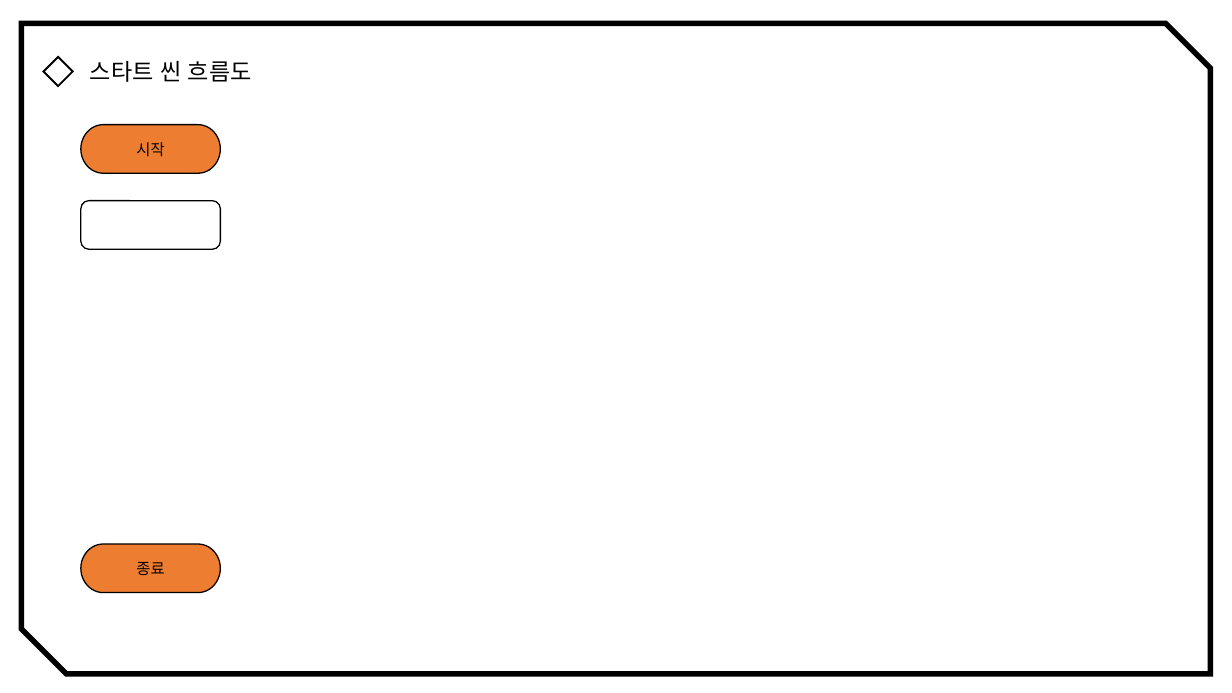
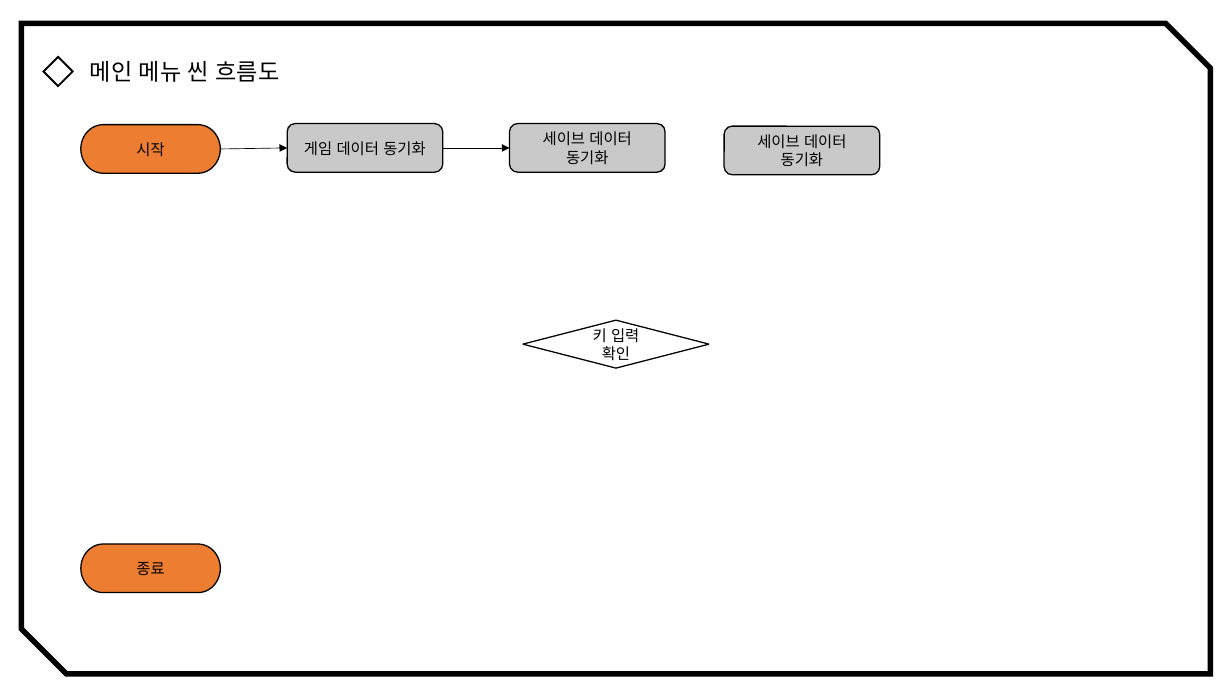
Before and after one commit to ikarijaeyoung/Project_SkyPower, a slide deck: slide 5 of Project_Design/한세웅/5조_SkyPower_씬별흐름도.pptx. Drawn at 1232x693 pixels with LibreOffice and Linux fonts; fonts in the diff are those of the drawing. Boxes give left, top, right and bottom in pixels: in the first picture for what was removed or moved away, otherwise in the second. Text is boxed around its words. In the diff, an @@ line names an element or a change of style, - is before the commit and + after.

Commit message:
[Docs] Scene Flow
씬 별 흐름도 업데이트

```diff
--- a/Project_Design/한세웅/5조_SkyPower_씬별흐름도.pptx
+++ b/Project_Design/한세웅/5조_SkyPower_씬별흐름도.pptx
@@ text at [90, 61, 280, 82]: text changed @@
-스타트 씬 흐름도
+메인 메뉴 씬 흐름도
@@ arrow added from (221, 149) to (287, 148), #000000 0.5 pt @@
@@ rounded rectangle added at [287, 124, 443, 173], fill #C9C9C9, outline #000000 1 pt, 12 pt, text #000000 @@
+게임 데이터 동기화
@@ arrow added from (443, 148) to (509, 148), #000000 0.5 pt @@
@@ rounded rectangle added at [509, 124, 665, 173], fill #C9C9C9, outline #000000 1 pt, 12 pt, text #000000 @@
+세이브 데이터 동기화
@@ rounded rectangle added at [725, 127, 880, 176], fill #C9C9C9, outline #000000 1 pt, 12 pt, text #000000 @@
+세이브 데이터 동기화
@@ rounded rectangle removed at [81, 201, 221, 250] @@
@@ diamond added at [523, 321, 710, 369], outline #000000 1 pt, 12 pt, text #000000 @@
+키 입력 확인
```
Also in this commit, not shown: 1 other slide changed.
